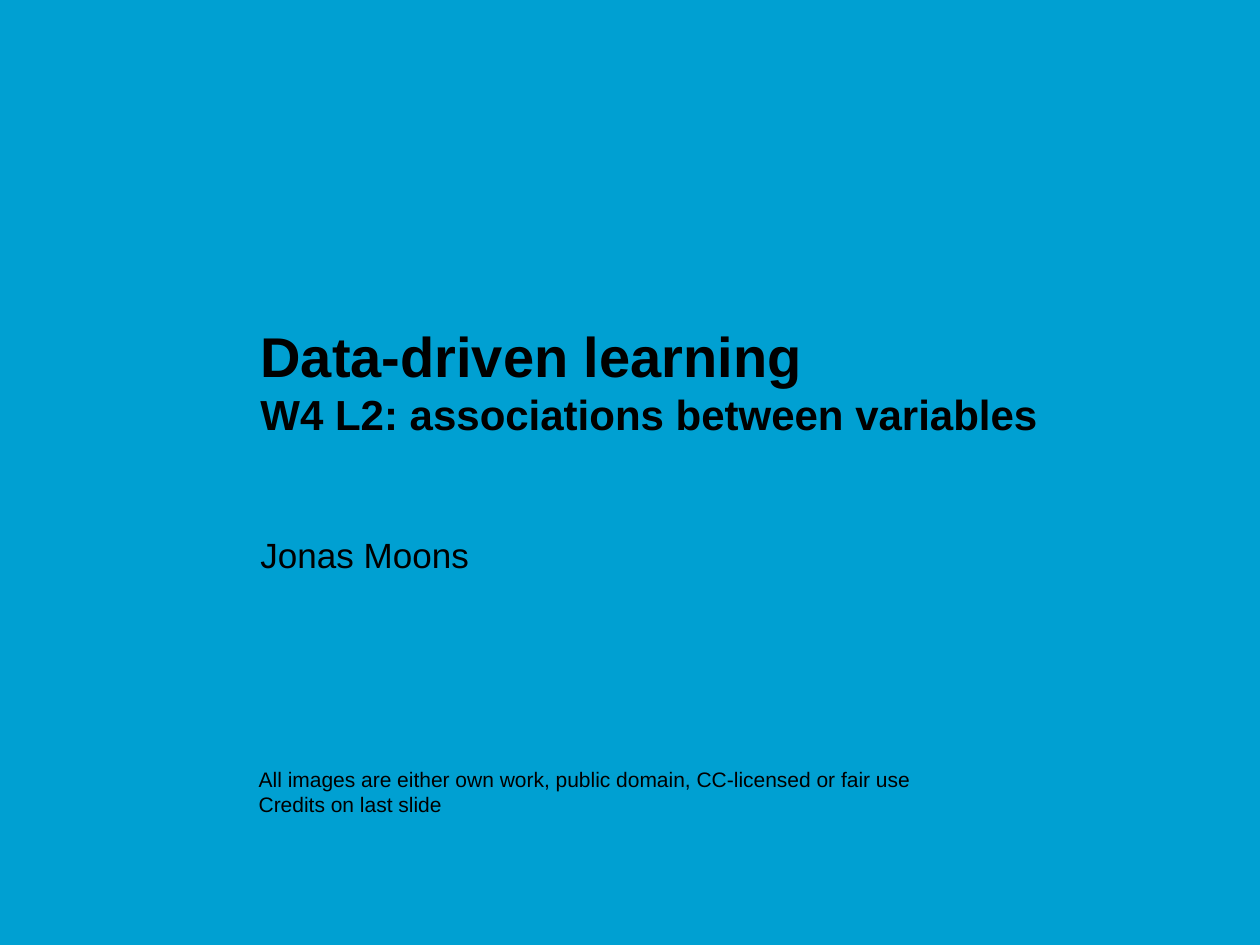
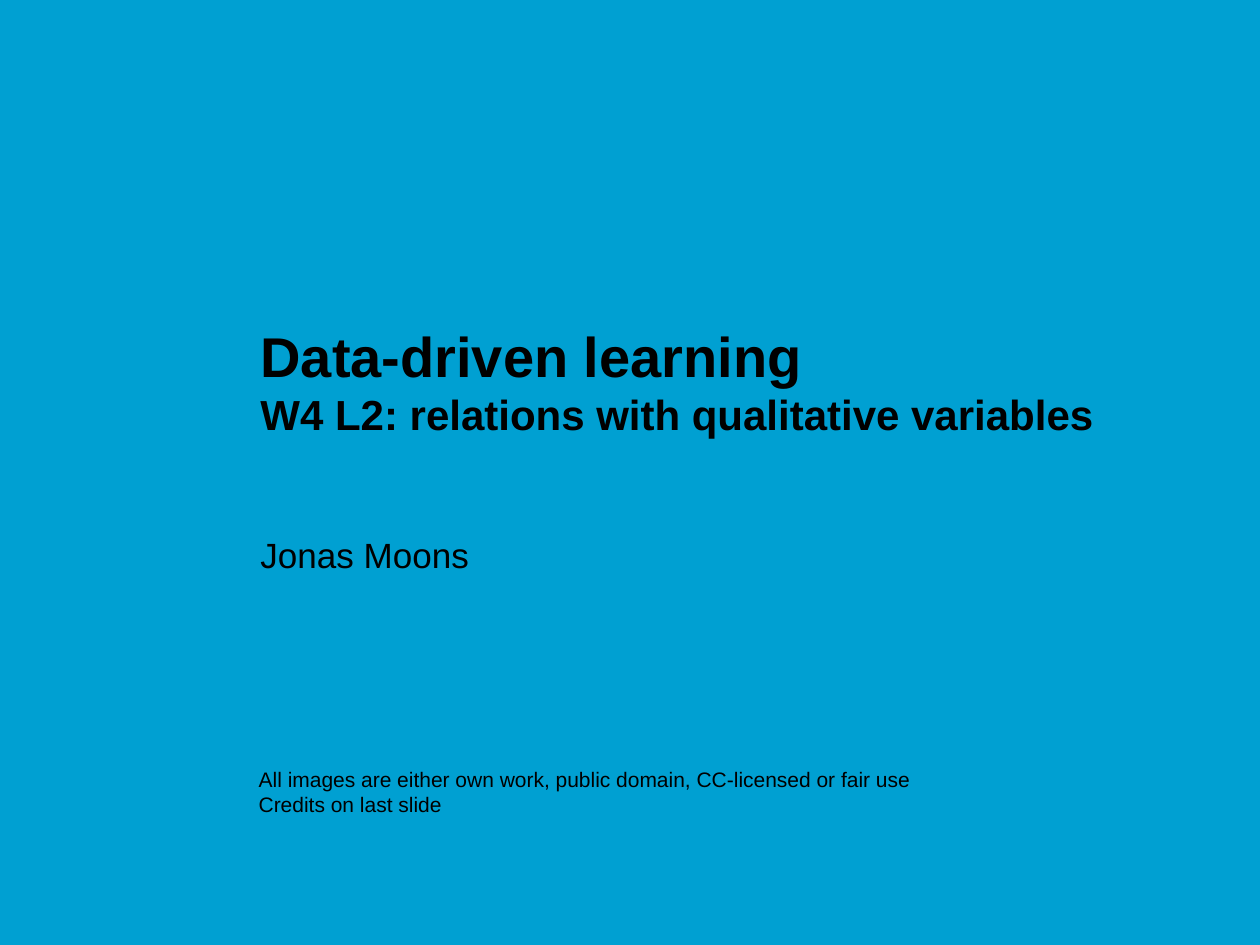
Before and after one commit to jonasmoons/data-driven-learning, a slide deck: slide 1 of slides/ddl-w4l2.pptx. Drawn at 1260x945 pixels with LibreOffice and Linux fonts; fonts in the diff are those of the drawing; background and template pictures are left out. Boxes give left, top, right and bottom in pixels: in the first picture for what was removed or moved away, otherwise in the second. Text is boxed around its words. In the diff, an @@ line names an element or a change of style, - is before the commit and + after.

```diff
--- a/slides/ddl-w4l2.pptx
+++ b/slides/ddl-w4l2.pptx
@@ title at <box>260,336,1093,439</box>: text changed @@
-Data-driven learning
-W4 L2: associations between variables
+Data-driven learning
+W4 L2: relations with qualitative variables
```
Also in this commit, not shown: 2 other slides changed, 7 slides removed, 6 other files.
